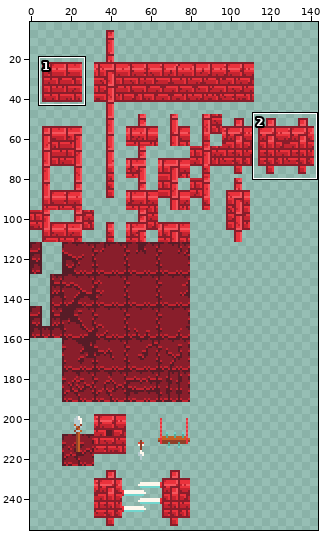
Two states of a sprite sheet, maps/tileset.png. Above, an overview of the earlier version with the close-up marked.
Close-up. The starting point:
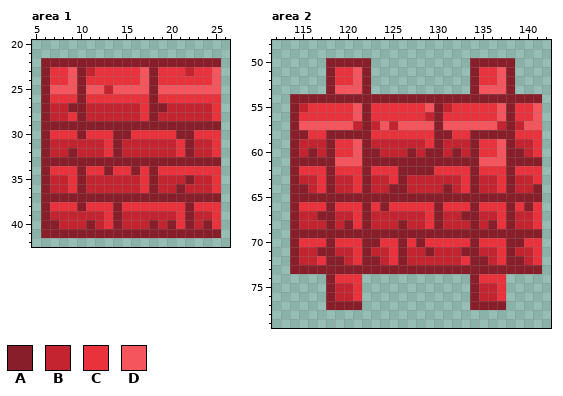
The file is 144x256 pixels. Shown: area 1: x 5..26, y 20..42; area 2: x 112..142, y 48..79. The wide view leaves out empty margins. The commit also changed other parts of the picture, which this record leaves out.
Palette (. is transparent): A #891e2b  B #c42430  C #ea323c  D #f5555d
Pixels before, area 1, first column x 6:
22 AAAAAAAAAAAAAAAAAAAA
23 ACCDABCCCCCDACCCBCCD
24 ACCDACCCCCCDACCCCCCD
25 ADDDADDBDDDDADDDDDDD
26 ACCCACCCCCCCACCCCCCC
27 ABBAABBBBBBCAABBBBBC
28 ABBCABBBBBBCABBBBBBC
29 AAAAAAAAAAAAAAAAAAAA
30 ACCCACCCAACCCCCAACCC
31 ABBBBBBCABBBBBBCABBC
32 ABBABBBCABBBBBBCABBC
33 AAAAAAAAAAAAAAAAAAAA
34 ACCCACCACCACACCCCCCC
35 ABBCABBBBBBCABBBABBC
36 ABBCABBBBBBCABBABBBC
37 AAAAAAAAAAAAAAAAAAAA
38 ACCCACCCACCCCCCCACCC
39 ABBBBBBCABBBBBBCABBC
40 AABBBABCABBBABACABAC
41 AAAAAAAAAAAAAAAAAAAA
Pixels before, area 2, first column x 114:
50 ....AAAAA...........AAAAA...
51 ....ACCDA...........ACCDA...
52 ....ACCDA...........ACCDA...
53 ....ADDDA...........ADDDA...
54 AAAAAAAAAAAAAAAAAAAAAAAAAAAA
55 ABCCCCCDACCCCCCDABCCCCCDACCD
56 ACCCCCCDACCCCCCBACCCCCCDACCD
57 ADDDDDDBABDBDDDDADDDDDDBABDD
58 AACCAAAAACCCCCCCAACCAAAAACCC
59 ABBBACCDABBBBBBCABBBACCDABBC
60 ABABACCDAABBBABAABABACCDAABC
61 AAAAADDDAAAAAAAAAAAAADDDAAAA
62 ACCCACCCACCCAAAACCCCACCCACCC
63 ABBCABBCABBCABBBBBBCABBCABBC
64 AABCABBCABBAABBBBABCABBCABBA
65 AAAAAAAAAAAAAAAAAAAAAAAAAAAA
66 ACCCACCCACACCCCCACCCACCCACAC
67 ABBAABBCABBBBBBCABBAABBCABBC
68 ABBBABACABBBABBCABBBABACABBC
69 AAAAAAAAAAAAAAAAAAAAAAAAAAAA
70 ACCCACCCAACCACACCCCCACCCAACC
71 ABBAABBCABBCABBABBBAABBCABBC
72 ABBCAABCAABCABBBBBBCAABCAABC
73 AAAAAAAAAAAAAAAAAAAAAAAAAAAA
74 ....ACCC............ACCC....
75 ....ABBC............ABBC....
76 ....ABBC............ABBC....
77 ....AAAA............AAAA....
And afterwards:
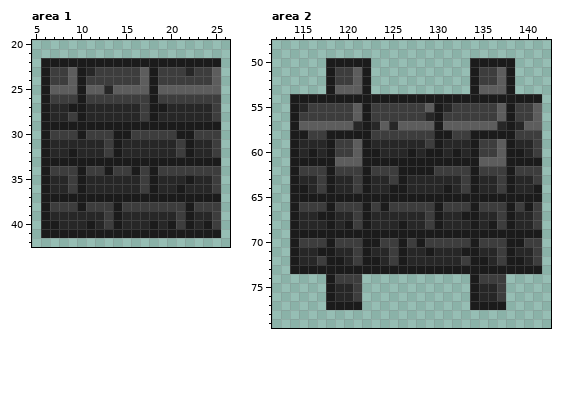
Changes in this commit:
colour A: #891e2b -> #1b1b1b
colour B: #c42430 -> #272727
colour C: #ea323c -> #3d3d3d
colour D: #f5555d -> #5d5d5d
